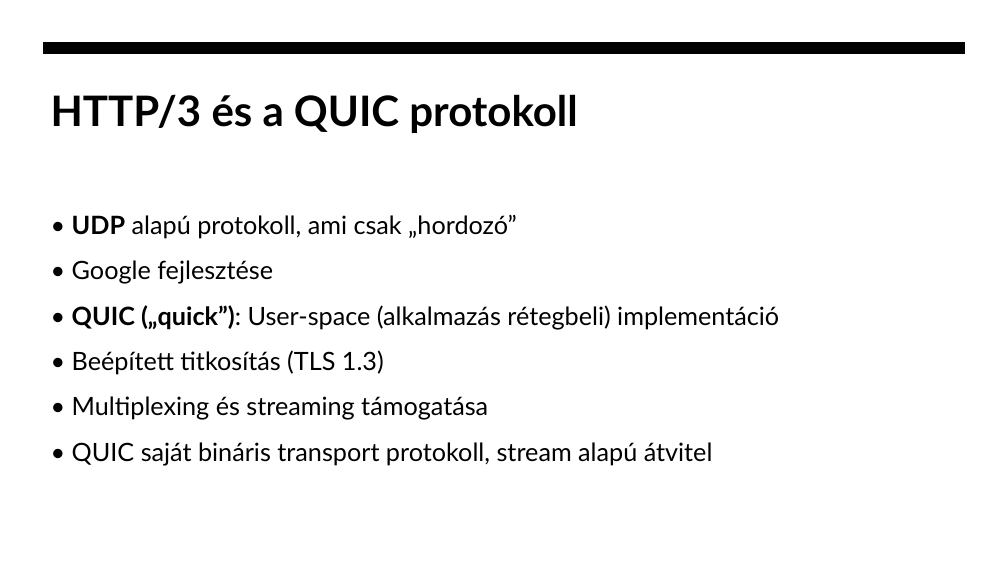
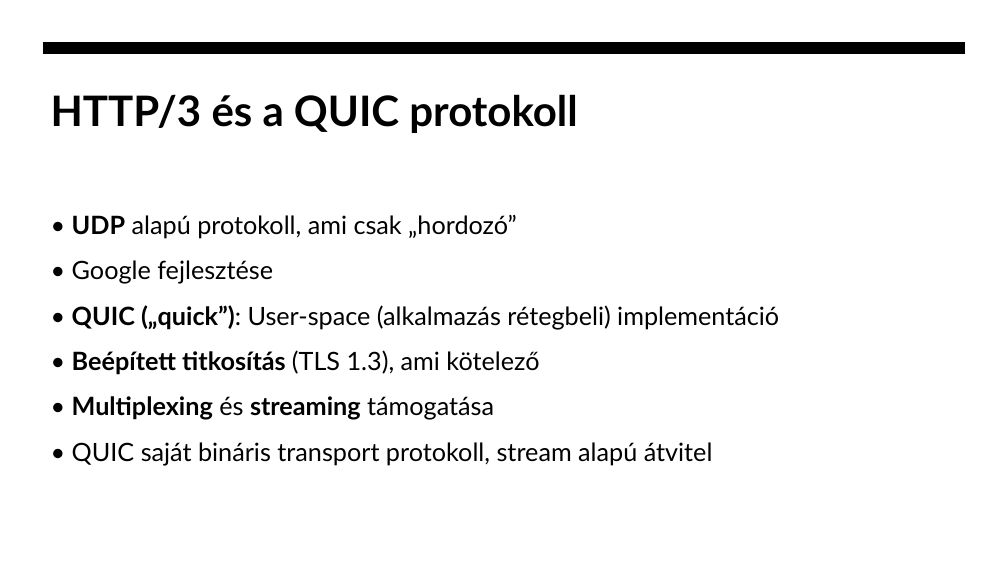
Before and after one commit to zbalogh/oe-internetes-alkalmazasok, a slide deck: slide 11 of 03/03_eloadas_HTTP_protokollok_fejlodese.pptx. Drawn at 1008x567 pixels with LibreOffice and Linux fonts; fonts in the diff are those of the drawing. Boxes give left, top, right and bottom in pixels: in the first picture for what was removed or moved away, otherwise in the second. Text is boxed around its words. In the diff, an @@ line names an element or a change of style, - is before the commit and + after.

```diff
--- a/03/03_eloadas_HTTP_protokollok_fejlodese.pptx
+++ b/03/03_eloadas_HTTP_protokollok_fejlodese.pptx
@@ text at (x1=72, y1=260, x2=779, y2=375): text changed @@
-• Google fejlesztése
-• QUIC („quick”): User-space (alkalmazás rétegbeli) implementáció
-• Beépített titkosítás (TLS 1.3)
+• Google fejlesztése
+• QUIC („quick”): User-space (alkalmazás rétegbeli) implementáció
+• Beépített titkosítás (TLS 1.3), ami kötelező
@@ text at (x1=72, y1=396, x2=494, y2=420): bold on in "Multiplexing streaming" @@
```
Also in this commit, not shown: 5 other slides changed, 5 other files.
